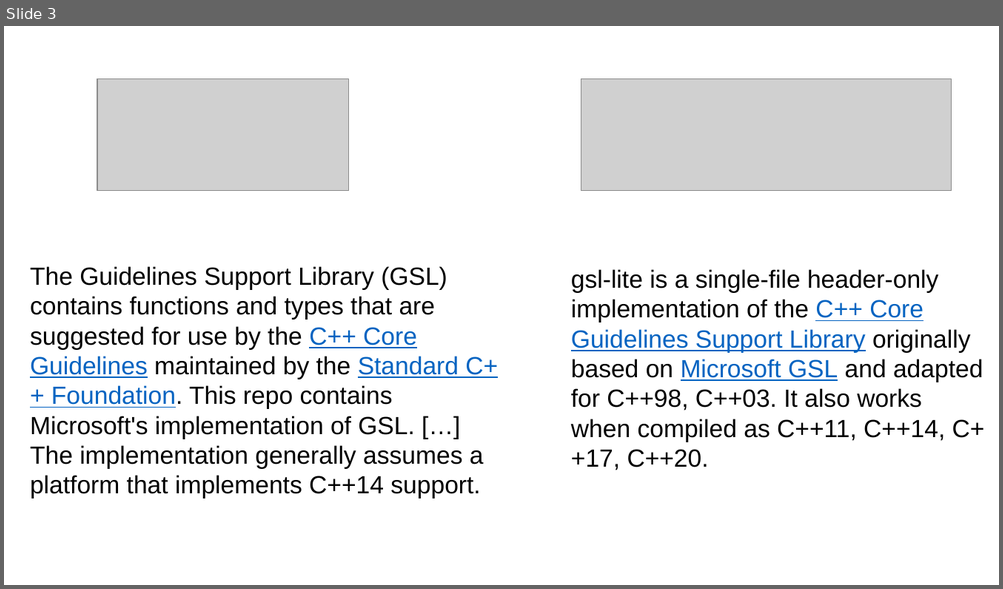
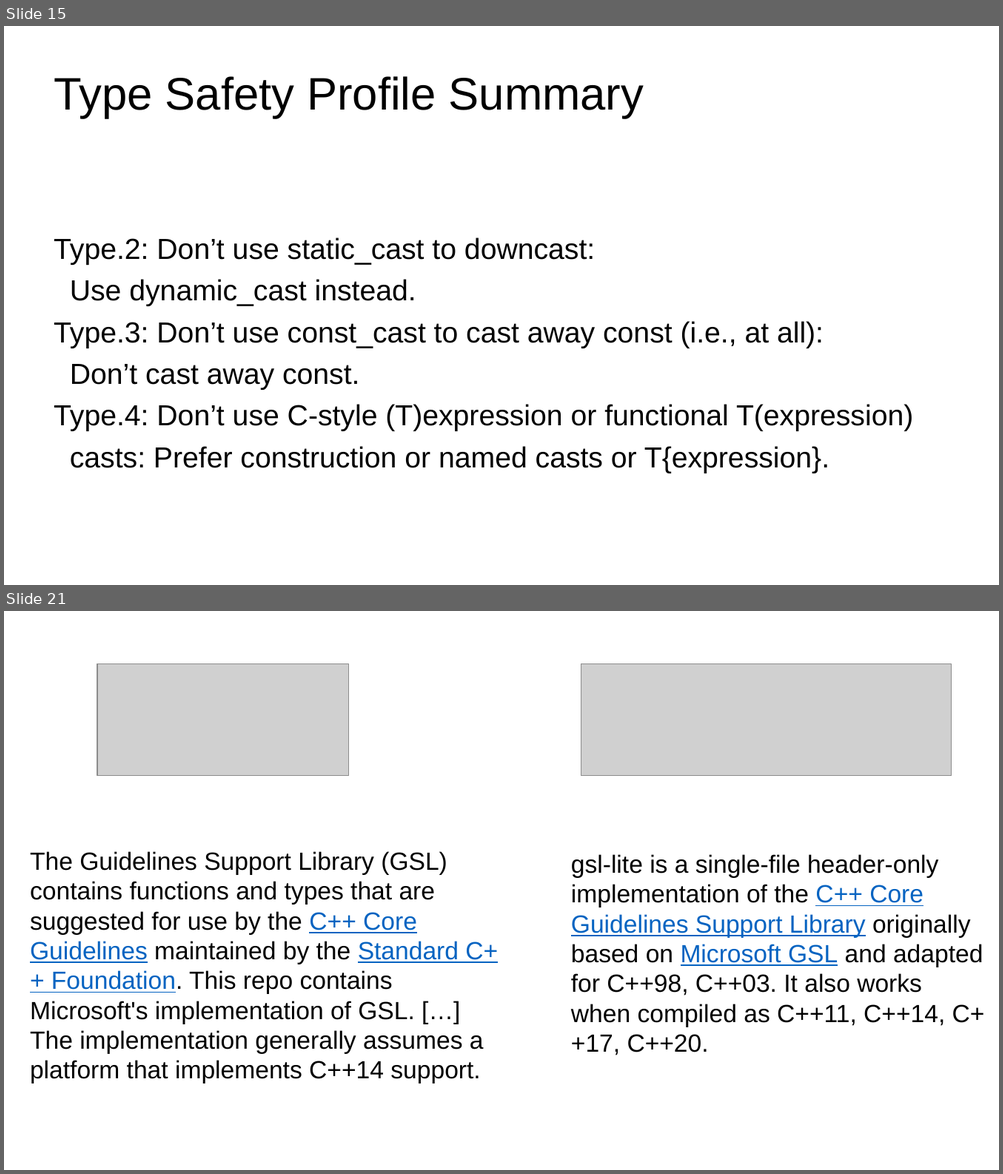
Before and after one commit to LongArmMcGee/cpp-safety, a slide deck: images/safe_cpp_graphics.pptx. Shown one above the other, each under a label of ours: slide 3 before the commit, slides 15 and 21 after it; the slides between them are not shown. The pictures are 1003x589 and 1003x1174 pixels, drawn with LibreOffice and Linux fonts; fonts in the diff are those of the drawing; grey boxes stand for pictures. Boxes give left, top, right and bottom in pixels: in the first picture for what was removed or moved away, otherwise in the second. Text is boxed around its words. In the diff, an @@ line names an element or a change of style, - is before the commit and + after.

```diff
--- a/images/safe_cpp_graphics.pptx
+++ b/images/safe_cpp_graphics.pptx
@@ slide 15 added at (4,26,999,585), background #FFFFFF @@
@@ title added at (54,76,643,118), 44 pt, text #000000 @@
+Type Safety Profile Summary
@@ subtitle added at (54,238,913,474), 28 pt, text #000000 @@
+Type.2: Don’t use static_cast to downcast:
+Use dynamic_cast instead.
+Type.3: Don’t use const_cast to cast away const (i.e., at all):
+Don’t cast away const.
+Type.4: Don’t use C-style (T)expression or functional T(expression)
+casts: Prefer construction or named casts or T{expression}.
@@ what was slide 3 is now slide 21 @@
```
Also in this commit, not shown: 29 other slides added.
